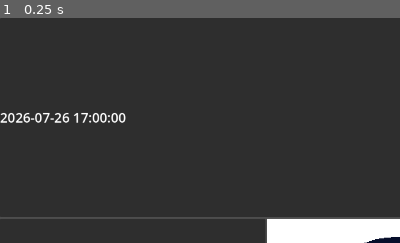
Above: before the commit, frame 1.
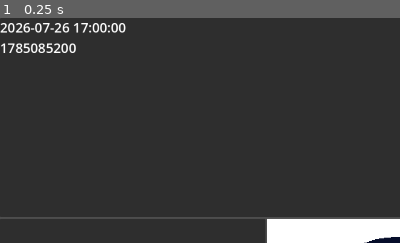
Above: after the commit, the same moment.

Repository: Aarfdark/gmtk-2026
Game: Godot game, scene res://main/main_hud.tscn
Same seed, same stepped clock (60 frames per second), same inputs: the game is played once before the commit and once after it. This scene is started directly instead of the project's main scene.
Inputs:
- Up to frame 1 (0.25 s): no input
The pictures show only the part of the screen within x 0-50%, y 0-50%; the shares and areas given below are measured in that part.

The runs differ from the first frame. In frame 1, 1.9% of the frame differs, in the area x 0-32%, y 2-47%.

Commit message:
Connect clock to GameState and TimeLabel

Diff:
--- a/src/custom_resources/game_state.gd
+++ b/src/custom_resources/game_state.gd
@@ -9,6 +9,9 @@
 	set(value):
 		if value == seconds_remaining:
 			return
+		var diff := seconds_remaining - value
+		if diff > 0:
+			sands += diff
 		if value < 0:
 			seconds_remaining = 0
 			if not _end_fired:
--- a/src/custom_resources/starting_game_state.tres
+++ b/src/custom_resources/starting_game_state.tres
@@ -4,5 +4,4 @@
 
 [resource]
 script = ExtResource("1_7rfia")
-seconds_remaining = null
 metadata/_custom_type_script = "uid://dfqohajdnq1pm"
--- a/src/main/main_hud.gd
+++ b/src/main/main_hud.gd
@@ -1,14 +1,19 @@
 class_name MainHUD
 extends Control
 
-@export var game_state: GameState
+@export var game_state: GameState:
+	set(value):
+		game_state = value
+		if not is_node_ready():
+			await ready
+		time_label_iso.game_state = game_state
+		time_label_unix.game_state = game_state
+		game_state.changed.connect(_on_game_state_changed)
+		_on_game_state_changed()
 
 @onready var sands_label: Label = %SandsLabel
-
-
-func _ready() -> void:
-	game_state.changed.connect(_on_game_state_changed)
-	_on_game_state_changed()
+@onready var time_label_iso: TimeLabel = %TimeLabelISO
+@onready var time_label_unix: TimeLabel = %TimeLabelUnix
 
 
 func _unhandled_input(event: InputEvent) -> void:
@@ -27,3 +32,7 @@
 func _on_upgrade_button_pressed(upgrade: Upgrade) -> void:
 	# TODO: implement
 	print("bought upgrade: %s" % upgrade.name)
+
+
+func _on_clock_revolution_completed() -> void:
+	game_state.seconds_remaining -= 60
--- a/src/main/main_hud.tscn
+++ b/src/main/main_hud.tscn
@@ -1,14 +1,9 @@
 [gd_scene format=3 uid="uid://ccjvmkggl25xu"]
 
 [ext_resource type="PackedScene" uid="uid://b4h3630kxc0ft" path="res://clock/clock.tscn" id="1_2ybbj"]
-[ext_resource type="Script" uid="uid://cw531elkaceb6" path="res://main/time_display.gd" id="1_wdoo0"]
+[ext_resource type="Script" uid="uid://cw531elkaceb6" path="res://main/time_label.gd" id="1_wdoo0"]
 [ext_resource type="Script" uid="uid://dasvtrr3d66db" path="res://main/main_hud.gd" id="1_yxwbc"]
-[ext_resource type="Script" uid="uid://i5lx0ffcccmd" path="res://unix_seconds.gd" id="2_2jvhw"]
 [ext_resource type="Resource" uid="uid://dht8l04mab2ep" path="res://custom_resources/starting_game_state.tres" id="2_7shfy"]
-
-[sub_resource type="Resource" id="Resource_2jvhw"]
-script = ExtResource("2_2jvhw")
-metadata/_custom_type_script = "uid://i5lx0ffcccmd"
 
 [node name="MainHUD" type="Control" unique_id=35521763]
 layout_mode = 3
@@ -45,10 +40,19 @@
 size_flags_stretch_ratio = 1.4
 mouse_filter = 2
 
-[node name="TimeDisplay" type="Label" parent="VBoxContainer/HBoxContainer/HBoxContainer/TIMECOUNTER" unique_id=915000530]
+[node name="VBoxContainer" type="VBoxContainer" parent="VBoxContainer/HBoxContainer/HBoxContainer/TIMECOUNTER" unique_id=1539254180]
+layout_mode = 2
+
+[node name="TimeLabelISO" type="Label" parent="VBoxContainer/HBoxContainer/HBoxContainer/TIMECOUNTER/VBoxContainer" unique_id=915000530]
+unique_name_in_owner = true
 layout_mode = 2
 script = ExtResource("1_wdoo0")
-unix_time = SubResource("Resource_2jvhw")
+convert_to_iso = true
+
+[node name="TimeLabelUnix" type="Label" parent="VBoxContainer/HBoxContainer/HBoxContainer/TIMECOUNTER/VBoxContainer" unique_id=1916945416]
+unique_name_in_owner = true
+layout_mode = 2
+script = ExtResource("1_wdoo0")
 
 [node name="MESSAGES" type="ColorRect" parent="VBoxContainer/HBoxContainer/HBoxContainer" unique_id=3036355]
 layout_mode = 2
@@ -92,3 +96,5 @@
 layout_mode = 2
 size_flags_horizontal = 3
 mouse_filter = 2
+
+[connection signal="revolution_completed" from="VBoxContainer/HBoxContainer2/DIAL/Control/Clock" to="." method="_on_clock_revolution_completed"]
--- a/src/main/time_display.gd
+++ /dev/null
@@ -1,7 +0,0 @@
-extends Label
-@export var unix_time: UnixSeconds
-
-
-func _process(_delta: float) -> void:
-	text = Time.get_datetime_string_from_unix_time(unix_time.unix_seconds, true)
-	#text = "%d" % unix_time.unix_seconds
--- /dev/null
+++ b/src/main/time_label.gd
@@ -0,0 +1,18 @@
+class_name TimeLabel
+extends Label
+
+@export var game_state: GameState:
+	set(value):
+		game_state = value
+		if not is_node_ready():
+			await ready
+		game_state.changed.connect(_on_game_state_changed)
+		_on_game_state_changed()
+@export var convert_to_iso: bool
+
+
+func _on_game_state_changed() -> void:
+	if convert_to_iso:
+		text = Time.get_datetime_string_from_unix_time(game_state.seconds_remaining, true)
+	else:
+		text = "%d" % game_state.seconds_remaining
Renamed: src/main/time_display.gd.uid -> src/main/time_label.gd.uid
